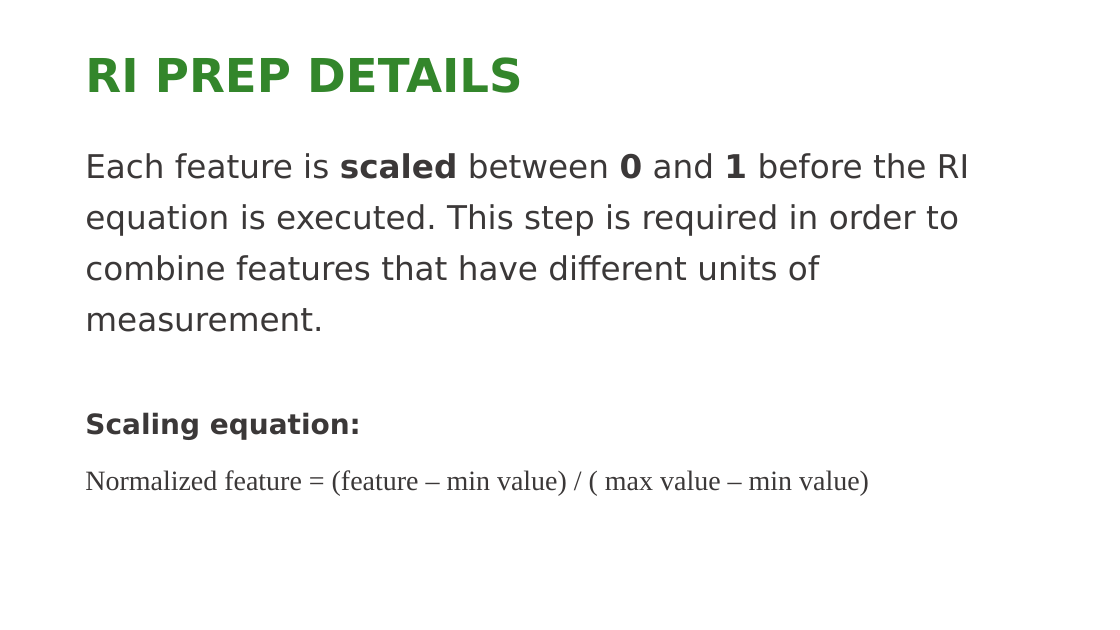
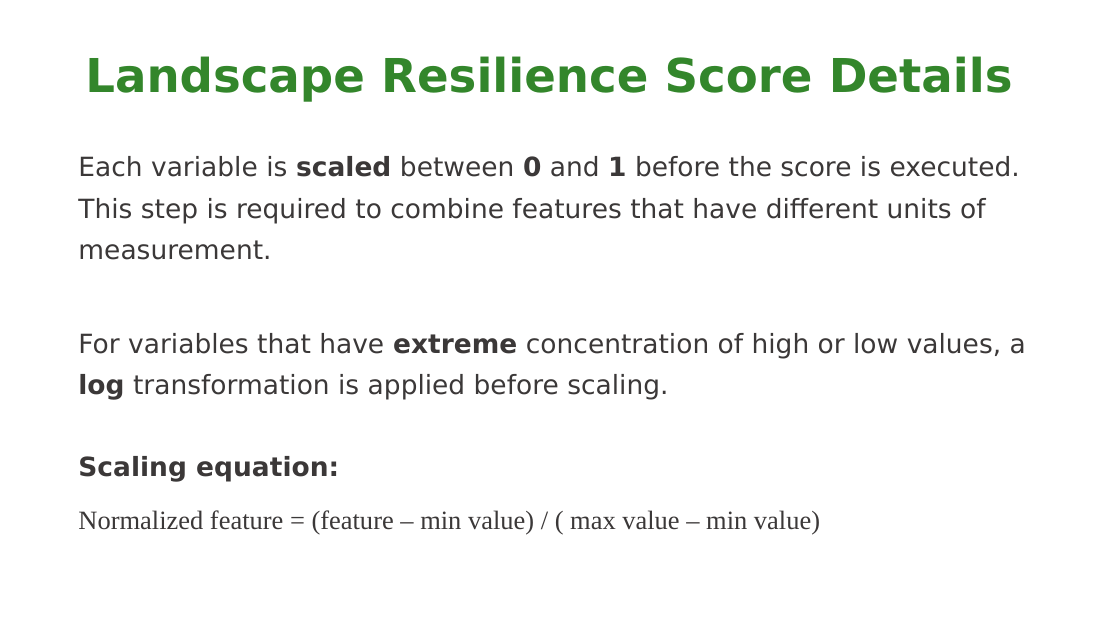
Before and after one commit to NCC-CNC/RI-proto, a slide deck: slide 13 of www/RI_GUIDE.pptx (slide 5 before the commit). Drawn at 1120x630 pixels with LibreOffice and Linux fonts; fonts in the diff are those of the drawing; background and template pictures are left out. Boxes give left, top, right and bottom in pixels: in the first picture for what was removed or moved away, otherwise in the second. Text is boxed around its words. In the diff, an @@ line names an element or a change of style, - is before the commit and + after.

Commit message:
REBRAND- Landscape Resilience

```diff
--- a/www/RI_GUIDE.pptx
+++ b/www/RI_GUIDE.pptx
@@ title at bbox=[85, 56, 1013, 102]: text changed @@
-RI PREP DETAILS
+Landscape Resilience Score Details
@@ text "Each variable is scaled between ...": place and size @@
-text "Each variable is scaled between ..." at bbox=[85, 153, 969, 495]
+text "Each variable is scaled between ..." at bbox=[78, 156, 1026, 535]
@@ text at bbox=[78, 156, 1026, 400]: text changed; size 21 to 17 pt @@
-Each feature is scaled between 0 and 1 before the RI equation is executed. This step is required in order to combine features that have different units of measurement.
+Each variable is scaled between 0 and 1 before the score is executed. This step is required to combine features that have different units of measurement.
+For variables that have extreme concentration of high or low values, a log transformation is applied before scaling.
@@ text at bbox=[78, 456, 820, 535]: size 18 to 17 pt in "Scaling equation:", "Normalized feature = (feature – min value) ..." @@
```
Also in this commit, not shown: 4 other slides changed, 15 slides added, 4 slides removed, 9 other files.
